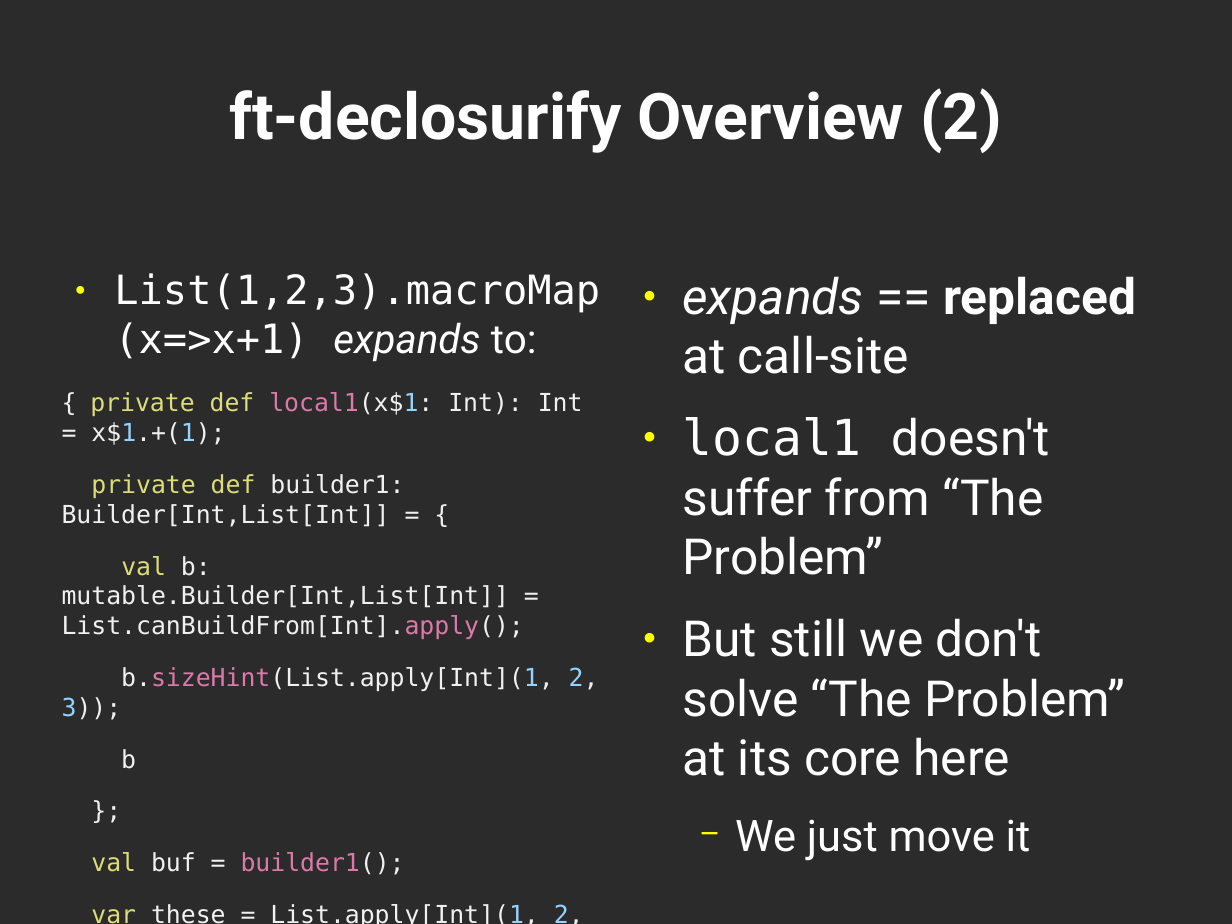
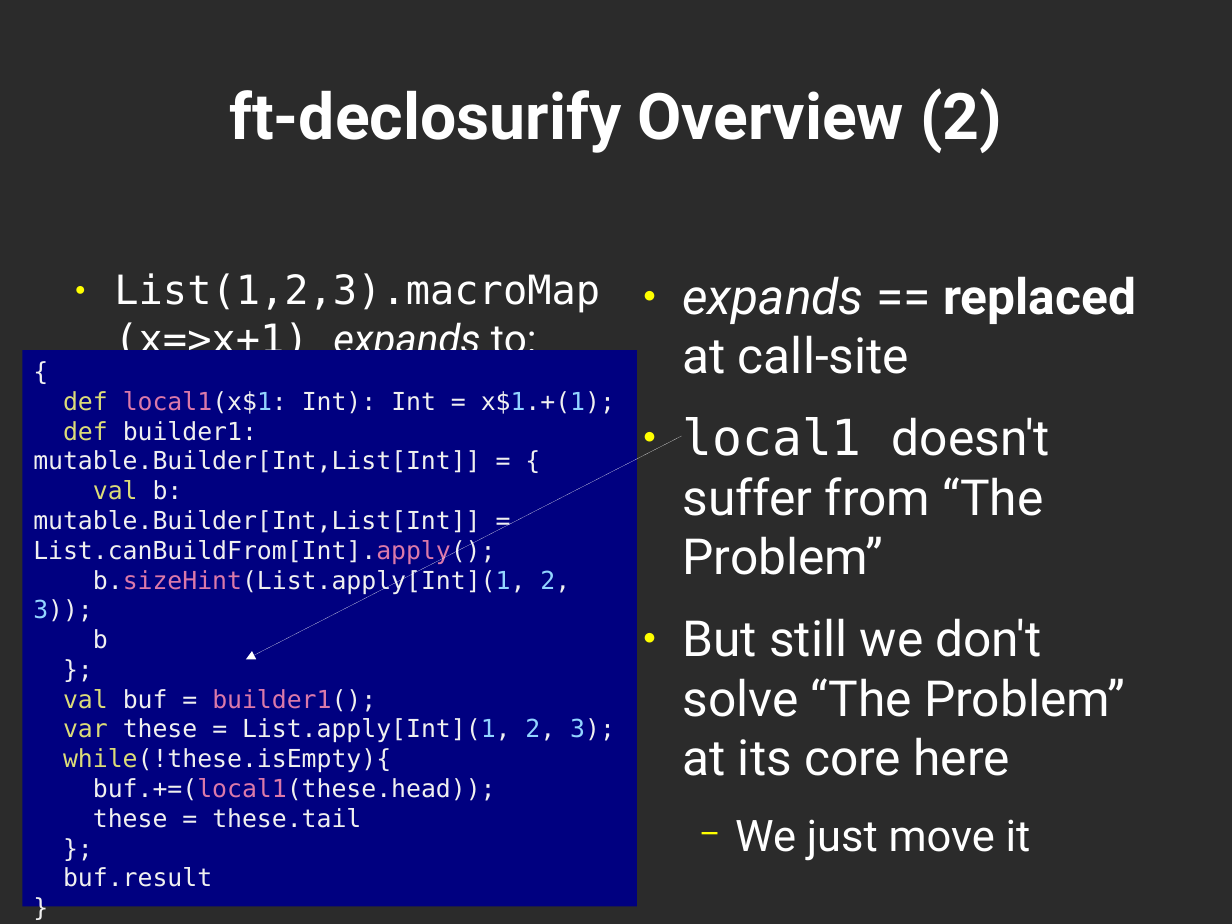
Before and after one commit to geo-kollias/msc-thesis-tex, a slide deck: slide 12 of geokollias_msc_thesis_pres.odp. Drawn at 1232x924 pixels with LibreOffice and Linux fonts; fonts in the diff are those of the drawing; background and template pictures are left out; a plain dark background stands for a picture behind light text. Boxes give left, top, right and bottom in pixels: in the first picture for what was removed or moved away, otherwise in the second. Text is boxed around its words. In the diff, an @@ line names an element or a change of style, - is before the commit and + after.

Commit message:
moved all code listings to text boxes

```diff
--- a/geokollias_msc_thesis_pres.odp
+++ b/geokollias_msc_thesis_pres.odp
@@ text added at [114,273,600,363], 26 pt, text #FFFFFF @@
+● List(1,2,3).macroMap(x=>x+1) expands to:
@@ rectangle "{": place and size @@
-rectangle "{" at [62,273,600,924]
+rectangle "{" at [22,350,637,907]
@@ rectangle "{" at [22,350,637,907]: fill none to #000080 @@
@@ text in rectangle at [33,391,615,473]: text changed @@
-● List(1,2,3).macroMap(x=>x+1) expands to:
-{ private def local1(x$1: Int): Int = x$1.+(1);
-private def builder1: Builder[Int,List[Int]] = {
+{
+def local1(x$1: Int): Int = x$1.+(1);
+def builder1: mutable.Builder[Int,List[Int]] = {
@@ arrow added from (682, 436) to (246, 660), #FFFFFF 0 pt @@
@@ text in rectangle at [33,480,615,887]: less space between paragraphs @@
```
Also in this commit, not shown: 8 other slides changed.
